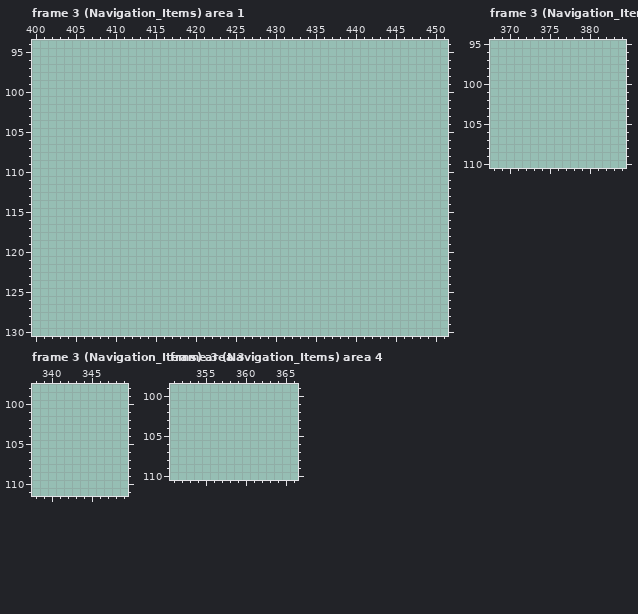
A pixel-art file gets an edit: Assets/Aseprite Files/Tower Tiles.aseprite. That is the earlier state.
640x360 pixels, 12 frames. Colours within 5 levels of each other are drawn and written as one. Shown: frame 3 (Navigation_Items) area 1: x 400..451, y 94..130; frame 3 (Navigation_Items) area 2: x 368..384, y 95..110; frame 3 (Navigation_Items) area 3: x 338..349, y 98..111; frame 3 (Navigation_Items) area 4: x 351..366, y 99..110. The commit also changed other frames or places, which this record leaves out.
After the commit:
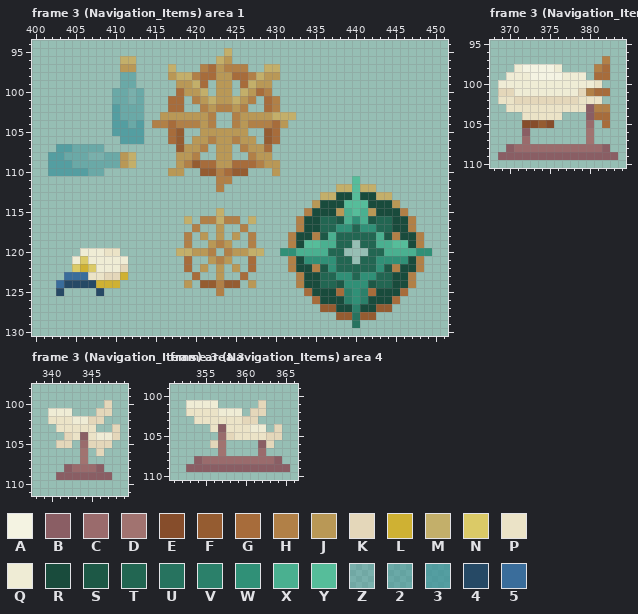
Palette (. is transparent): A #f4f3e2  B #8a5e64  C #9a6b6c  D #a17370  E #864d2b  F #955c31  G #a76c3b  H #b18047  J #b99856  K #e4d7ba  L #cfb133  M #c3af6a  N #dbca67  P #ebe3c7  Q #efecd5  R #194b3c  S #1d5846  T #226652  U #27735f  V #2b806a  W #309077  X #4ab090  Y #56bd9a  Z #3f949b56  2 #3f949b81  3 #3f949bc1  4 #264965  5 #3a6d9b
What changed:
Changed rows in their new state; - is an unchanged pixel.
Frame 3 (Navigation_Items) area 1, layer "Items/Navigation_Items":
first column x 402:
 95 ----------------------M-------------------------
 96 ---------MM----------MJ-------------------------
 97 ---------JJ----M---HGJHHH--MM-------------------
 98 ---------22----JMMHGGJJGGHMJJ-------------------
 99 ---------22-----JJMG-JJ-GMJJ--------------------
100 --------22Z2----GJJM-JJ-MJGH--------------------
101 --------22Z2---GG-HJMJJMJH-GH-------------------
102 --------3222---GG--HJHHJH--GH-------------------
103 --------3222--JJJJJJH--HJJJJMMM-----------------
104 --------3323-HHGHHHJH--HJHHHGJ------------------
105 --------3333---GF--JJJJJJ--FG-------------------
106 ---------333---GF-JJHJJHJJ-FG-------------------
107 -332222---------FJJH-JJ-HJJG--------------------
108 33222ZZ22JM-----JJH--JJ--HJJ--------------------
109 333222222JM-----JHFGGJJGGGHJJ-------------------
110 3333322--------JJ--FFHGFF---J-------------------
111 ---------------------HH---------------Y---------
112 ---------------------H--------------MMYMM-------
113 ----------------------------------MMRRYRRMM-----
114 ---------------------------------JRRRYYYRRRJ----
115 ---------------------M----------HRRRJXYXJRRRH---
116 -----------------M-HHMHH-M-----HRRTTSXWXSTTRRH--
117 ------------------H--J--H------HRRTTWWTWWTTRRH--
118 -----------------H-J-J-J-H----HRRHSXTTTTTXSHRRH-
119 -----------------H--JHJ--H----HRYYXXTT-TTXXYYRH-
120 ----QQQPP-------MMJJH-HJJMM--WWXXXXTT---TTXXXXWW
121 ---QNQQQQQ-------G--JHJ--G----HRWWWWTT-TTWWWWRH-
122 ---NLNQQQK-------G-J-J-J-G----HRRHSWTTTTTWSHRRH-
123 --555PPKKL--------G--J--G------HRRTTWWTWWTTRRH--
124 -54444LLL--------J-FFHFF-J-----HRRTTSWWWSTTRRH--
125 -4----4--------------H----------GRRRGVWVGRRRG---
126 ---------------------------------GRRRVWVRRRG----
127 ----------------------------------FFRRVRRFF-----
128 ------------------------------------FFUFF-------
129 --------------------------------------U---------
Frame 3 (Navigation_Items) area 2, layer "Items/Navigation_Items":
first column x 369:
 97 -------------H-
 98 --QAAAAQ----HG-
 99 -QQQAAAAQQQ-GG-
100 QQQQQQQQQQQQP--
101 KKQQQQQQQQKHGG-
102 PPKKKKKKKKPPP--
103 -PPPPPPPPPPBHH-
104 ---PPPPP---BGG-
105 ---EEFE----C-G-
106 ---B-------D---
107 ---C-------D---
108 -BCCCCCCCCCCCB-
109 BBBBBBBBBBBBBBB
Frame 3 (Navigation_Items) area 3, layer "Items/Navigation_Items":
first column x 340:
100 -------K-
101 QQQ---KK-
102 PPPQQKK--
103 -PPPPP--K
104 --KPBPQQK
105 -KK-CKKK-
106 ----D-K--
107 ----D----
108 --BCCCB--
109 -BBBBBBB-
Frame 3 (Navigation_Items) area 4, layer "Items/Navigation_Items":
first column x 353:
101 QQQQ-----K---
102 PPPPQQQ-KK---
103 -PPPPPPKK----
104 ---PBPPPQQ-K-
105 ----CKPPPPKK-
106 ---KD----BK--
107 ----D----C---
108 -BCCCCCCCCCB-
109 BBBBBBBBBBBBB
